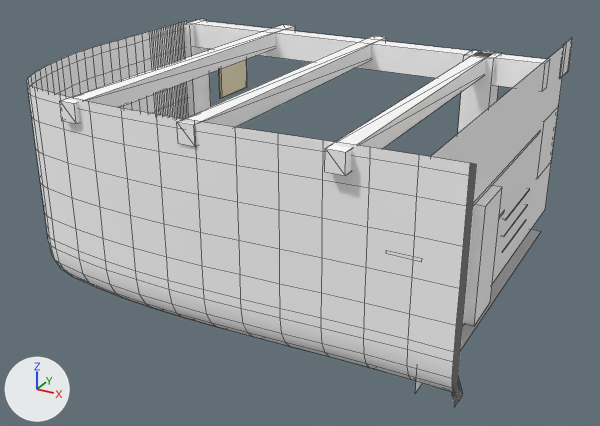
The FBX model AssetBases/export/main_room/main_room_no_wall.FBX, before and after one commit.
Both versions are drawn from a 50 mm lens placed at (8.13, -15.42, 7.27), pointed at (0.92, -2.31, 0.72). The axes (+X, +Y, +Z) are drawn at lower left. The lights are the same throughout. Mesh edges are drawn as thin lines. Where no turn or scale is listed for an object, it has been applied to the vertices.

The scene before the commit, as lines of its bpy script (objects in view):
```python
me_mesh = bpy.data.meshes.new('Mesh')
me_mesh.from_pydata(...)  # a box spanning x -0.15..0.15, y -6.38..0.7, z -0.17..0.17
me_mesh.materials.append(mat_paint_white)  # white #ffffff
me_mesh_002 = bpy.data.meshes.new('Mesh.002')
me_mesh_002.from_pydata(...)  # a box spanning x -0.15..0.15, y -6.38..0.57, z -0.17..0.17
me_mesh_002.materials.append(mat_paint_white)  # white #ffffff
me_mesh_003 = bpy.data.meshes.new('Mesh.003')
me_mesh_003.from_pydata(...)  # a box spanning x -0.15..0.15, y -6.38..0.32, z -0.17..0.17
me_mesh_003.materials.append(mat_paint_white)  # white #ffffff
me_mesh_028 = bpy.data.meshes.new('Mesh.028')
me_mesh_028.from_pydata([(-1.04, -3.07, 0.0), (0.79, -3.07, 0.0), (-1.04, 3.07, 0.0), (0.79, 3.07, 0.0)], [], [(1, 3, 2, 0)])
me_mesh_028.materials.append(mat_paint_grey)  # grey #bbbbbb
ob_ceiling_column_vertical = bpy.data.objects.new('Ceiling_Column_Vertical', me_mesh)
ob_ceiling_column_vertical.location = (-1.2, 0.32, 3.44)
ob_ceiling_column_vertical_1 = bpy.data.objects.new('Ceiling_Column_Vertical_1', me_mesh_002)
ob_ceiling_column_vertical_1.location = (1.08, 0.32, 3.44)
ob_ceiling_column_vertical_2 = bpy.data.objects.new('Ceiling_Column_Vertical_2', me_mesh_003)
ob_ceiling_column_vertical_2.location = (3.52, 0.32, 3.44)
ob_floor_foyeur = bpy.data.objects.new('Floor_Foyeur', me_mesh_028)
ob_floor_foyeur.location = (4.18, -2.36, 0.0)
# also in view: 'Walls' at (1.0, -2.96, 1.83); 'AcousticPad_West' at (-3.27, 1.85, 2.18); 'Pillar' at (3.52, 0.33, 1.8); 'Ceiling_Column_Horizontal' at (0.68, 0.33, 3.34); 'DividingPillar' at (-3.28, 0.34, 1.8)
```
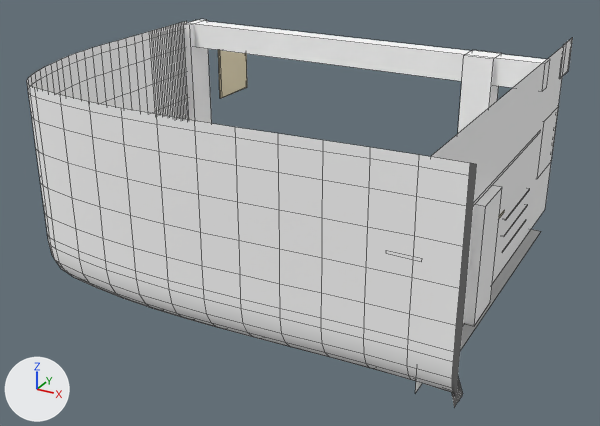
The edits, one by one:
Object 'Ceiling_Column_Vertical_2' (ob_ceiling_column_vertical_2) is deleted.
Object 'Ceiling_Column_Vertical' (ob_ceiling_column_vertical) is deleted.
Object 'Ceiling_Column_Vertical_1' (ob_ceiling_column_vertical_1) is deleted.

Boxes [x1, y1, x2, y2] around the edits, measured in the pictures (600 x 426 px):
'Ceiling_Column_Vertical_1', deleted
    before: [177, 36, 386, 147]
'Ceiling_Column_Vertical_2', deleted
    before: [325, 50, 495, 176]
'Ceiling_Column_Vertical', deleted
    before: [60, 25, 295, 124]
